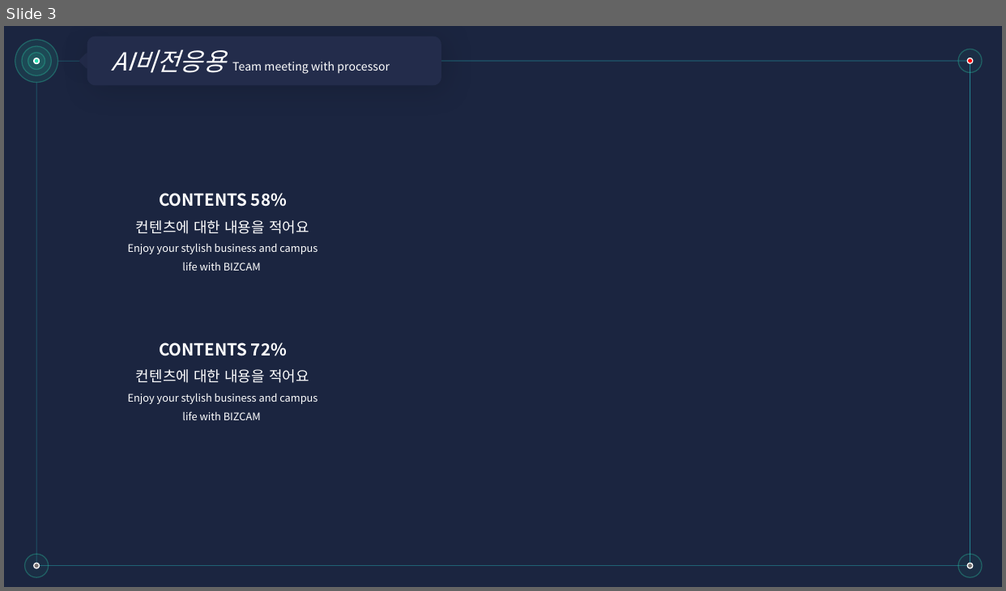
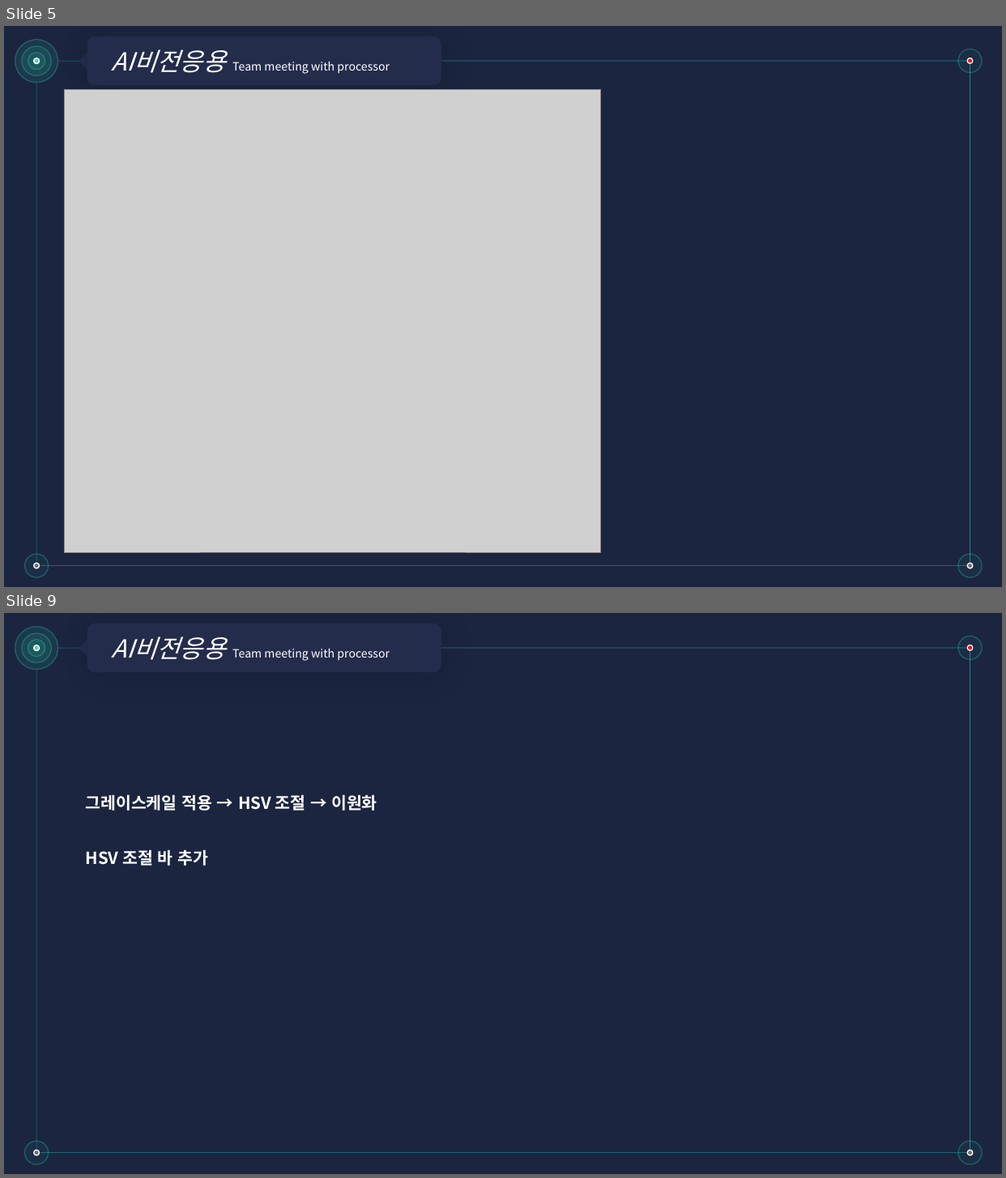
Before and after one commit to dandeeAndy/AI_Vision_application, a slide deck: 팀플/9월27일발표ppt.pptx. Shown one above the other, each under a label of ours: slide 3 before the commit, slides 5 and 9 after it; the slides between them are not shown. The pictures are 1006x591 and 1006x1178 pixels, drawn with LibreOffice and Linux fonts; fonts in the diff are those of the drawing; grey boxes stand for pictures. Boxes give left, top, right and bottom in pixels: in the first picture for what was removed or moved away, otherwise in the second. Text is boxed around its words. In the diff, an @@ line names an element or a change of style, - is before the commit and + after.

```diff
--- a/팀플/9월27일발표ppt.pptx
+++ b/팀플/9월27일발표ppt.pptx
@@ slide 9 added at bbox=[4, 613, 1002, 1174], background #1B2540 @@
@@ rounded rectangle added at bbox=[87, 624, 441, 673], fill #232C4B, 11 pt, text #FFFFFF @@
+AI비전응용 Team meeting with processor
@@ text added at bbox=[86, 794, 377, 811], 16 pt, text #FFFFFF, bold @@
+그레이스케일 적용 → HSV 조절 → 이원화
@@ text added at bbox=[86, 850, 208, 866], 16 pt, text #FFFFFF, bold @@
+HSV 조절 바 추가
@@ group added at bbox=[15, 627, 982, 1165]: 10 ellipses, 4 lines, 1 rounded rectangle @@
@@ what was slide 3 is now slide 5 @@
@@ slide 5 changed as well @@
@@ picture added at bbox=[65, 90, 601, 553] @@
@@ text removed at bbox=[128, 193, 317, 271] @@
-CONTENTS 58%
-컨텐츠에 대한 내용을 적어요
-Enjoy your stylish business and campus life with BIZCAM
@@ text removed at bbox=[128, 343, 317, 420] @@
-CONTENTS 72%
-컨텐츠에 대한 내용을 적어요
-Enjoy your stylish business and campus life with BIZCAM
```
Also in this commit, not shown: 3 other slides changed, 4 other slides added, 1 slide removed, 3 other files.
